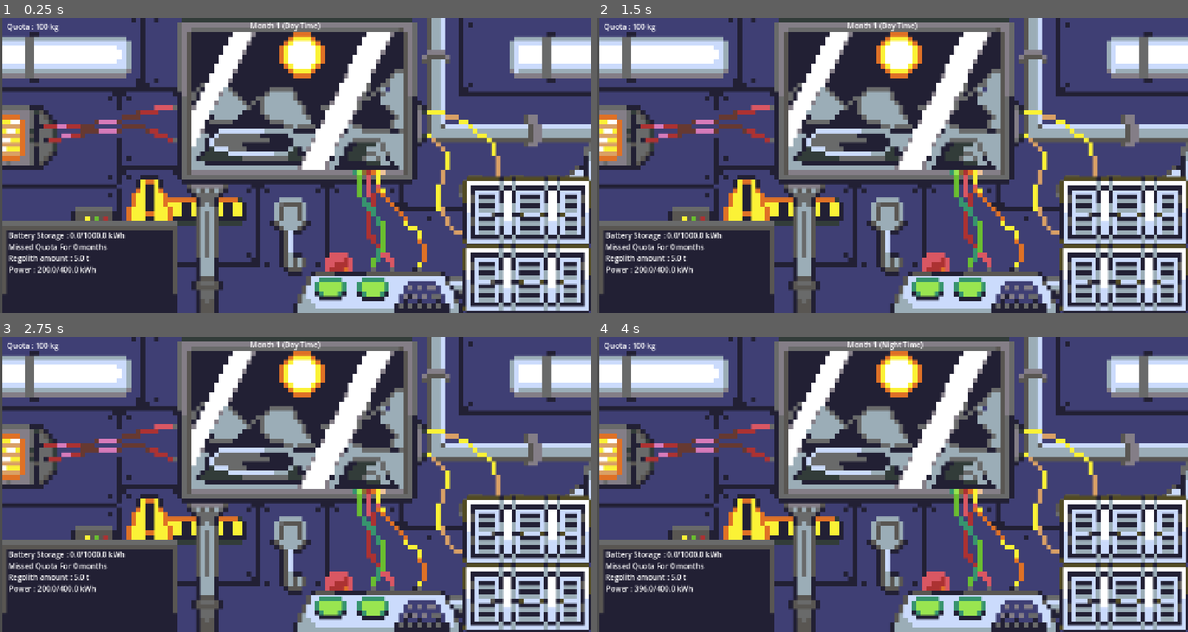
Above: before the commit, frames 1-4 (two rows, left to right).
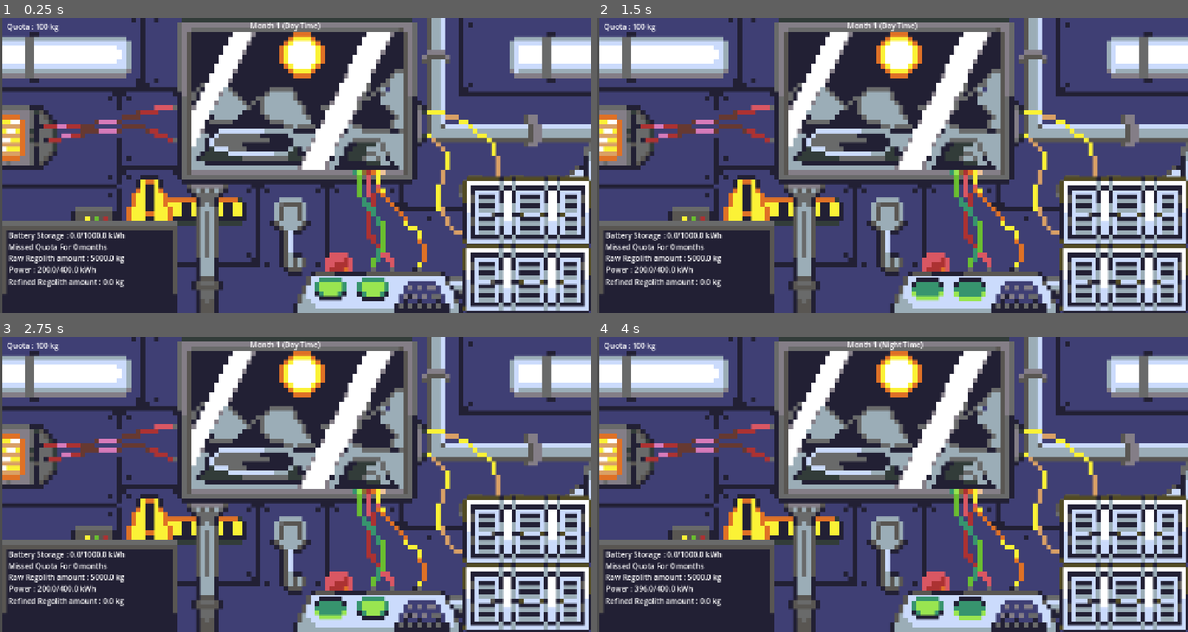
Above: after the commit, the same moments.

Repository: linhtetaye06/Game
Game: Godot game, scene res://main.tscn
Two runs of this game, one before a commit and one after it. Both use one fixed random seed, a clock stepped at 60 frames per second and the inputs below.
Inputs (mouse positions are in pixels of both pictures, inside the frame that each line leads up to):
- Up to frame 1 (0.25 s): no input
- Up to frame 2 (1.5 s): click (927, 292) at 0.5 s; click (975, 292) at 1.27 s
- Up to frame 3 (2.75 s): click (378, 611) at 2.02 s
- Up to frame 4 (4 s): click (927, 611) at 2.75 s; click (975, 611) at 3.52 s

The runs differ from the first frame. In frame 1, 0.6% of the frame differs, in the area x 1-21%, y 80-92%; in frame 2, 1.3%, in the area x 1-66%, y 80-96%; in frame 3, 0.9%; in frame 4, 0.9%.

Commit message:
Extraction and Processing

Diff:
--- a/MainProcessing.gd
+++ b/MainProcessing.gd
@@ -7,9 +7,13 @@
 
 var month:int = 1
 
+var total_month:int = 12
+
+var is_night:bool = false
+
 var warning_label: Label = null
 
-var raw_regolith_tonnes: float = 5.0
+var raw_regolith_kg: float = 5000.0
 
 var fuel_kg: float = 50.0
 
@@ -89,37 +93,40 @@
 		return
 
 	var active_miners: int = 0
+	var total_mined: float = 0.0
 
 	for i in range(1, 4):
 		var miner_key = "miner_%d" % i
 		if devices.has(miner_key) and devices[miner_key].device_on:
-			active_miners += 1
-
-	if active_miners > 0:
-		var total_mined: float = 0.0
-		for i in range(active_miners):
-			total_mined += randf_range(2.0, 5.0)
-
-	raw_regolith_tonnes += total_mined
-	show_screen_warning(" %d active miner(s) gained %.1f tonnes of regolith." % [active_miners, total_mined])
+			active_miners+=1
+			total_mined += randf_range(2000.0, 5000.0)
+
+	if total_mined> 0.0:
+		raw_regolith_kg += total_mined
+		print("Mined: ", total_mined, " | Total Regolith: ", raw_regolith_kg)
+	else :
+		print("No active miners.")
+	stats_updated.emit()
+
+	print(" %d active miner(s) gained %.1f kilograms of regolith." % [active_miners, total_mined])
 
 	if devices["extractor"].device_on:
-		if raw_regolith_tonnes >= 1.0:
-			var consumed_raw: float = 1.0
-			raw_regolith_tonnes -= consumed_raw
-
-			var refined_tonnes: float = consumed_raw * 0.8
-			refined_regolith += refined_tonnes
-
-			show_screen_warning("Extractor processed ore: -1.0t raw -> +%.2ft refined regolith (20% waste)." % refined_tonnes)
+		if raw_regolith_kg >= 1000.0:
+			var consumed_raw: float = 1000.0
+			raw_regolith_kg -= consumed_raw
+
+			var refined_kg: float = consumed_raw * 0.8
+			refined_regolith += refined_kg
+
+			show_screen_warning("Extractor processed ore: -1.0kg raw -> +%.2fkg refined regolith (20% waste)." % refined_kg)
 		else:
 			show_screen_warning("Extractor idle: Need raw regolith!")
 
 	if devices["processor"].device_on:
-		if refined_regolith >= 0.5:
-			refined_regolith -= 0.5
-			var extracted_fuel: float = randf_range(10.0, 26.0)
-			fuel_kg += extracted_fuel
+		if refined_regolith >= 500:
+			refined_regolith -= 500
+			var extracted_fuel: float = randf_range(100.0, 260.0)
+			large_battery += extracted_fuel
 			show_screen_warning("Fuel Converter produced %.1f kg of fuel." % extracted_fuel)
 		else:
 			show_screen_warning("Fuel Converter idle: Need refined regolith!")
@@ -261,3 +268,17 @@
 		devices[device_key].device_on = is_on
 		GlobalData.saved_device_states = devices
 		stats_updated.emit()
+
+func set_extractor_state(is_on: bool) -> void:
+	if devices.has("extractor"):
+		devices["extractor"].device_on = is_on
+		GlobalData.saved_device_states = devices
+		stats_updated.emit()
+		print("Extractor state updated to: ", is_on)
+
+func set_processor_state(is_on: bool) -> void:
+	if devices.has("processor"):
+		devices["processor"].device_on = is_on
+		GlobalData.saved_device_states = devices
+		stats_updated.emit()
+		print("Processor state updated to: ", is_on)
--- a/MainUI.gd
+++ b/MainUI.gd
@@ -1,6 +1,5 @@
 extends Control
 
-@export var game_backend: MoonBaseGame
 @export var game_timer: GameTimer
 @onready var quota: Label = $StatTracker/quota
 @onready var missed_quota_days: Label = $StatTracker/missed_quota_days
@@ -8,22 +7,25 @@
 @onready var Day_night_month: Label = $StatTracker/Day_night_month
 @onready var power_label: Label = $StatTracker/power
 @onready var battery_label: Label = $StatTracker/battery_power
+@onready var refined_regolith: Label = $StatTracker/refined_regolith
 
 func _ready() -> void:
-	if game_backend :
-		game_backend.stats_updated.connect(update_ui)
+	if GameProcessing :
+		GameProcessing.stats_updated.connect(update_ui)
 		update_ui()
 
 func update_ui() -> void:
-	quota.text = "Quota : %d kg" % game_backend.quota
-	missed_quota_days.text = "Missed Quota For %d months" % game_backend.total_missed_quotas
-	regolith.text = "Regolith amount : %.1f t" % game_backend.raw_regolith_tonnes
-	var time_of_day = "Day Time" if not game_timer.is_night else "Night Time"
-	Day_night_month.text = "Month %d (%s)" % [game_timer.month, time_of_day]
-	print("UPDATE_UI WAS CALLED! Current month is: ", game_timer.month)
-	var current_power = game_backend.battery
-	var max_power = game_backend.max_battery
+	quota.text = "Quota : %d kg" % GameProcessing.quota
+	missed_quota_days.text = "Missed Quota For %d months" % GameProcessing.total_missed_quotas
+	regolith.text = "Raw Regolith amount : %.1f kg" % GameProcessing.raw_regolith_kg
+	var time_of_day = "Day Time" if not GameProcessing.is_night else "Night Time"
+	Day_night_month.text = "Month %d (%s)" % [GameProcessing.month, time_of_day]
+	print("UPDATE_UI WAS CALLED! Current month is: ", GameProcessing.month)
+	var current_power = GameProcessing.battery
+	var max_power = GameProcessing.max_battery
 	power_label.text = "Power : %.1f/%.1f kWh" % [current_power, max_power]
-	var battery_power = game_backend.large_battery
-	var battery_max = game_backend.max_large_battery
+	var battery_power = GameProcessing.large_battery
+	var battery_max = GameProcessing.max_large_battery
 	battery_label.text = "Battery Storage : %.1f/%.1f kWh" % [battery_power, battery_max]
+	var refined = GameProcessing.refined_regolith
+	refined_regolith.text = "Refined Regolith amount : %.1f kg" % refined
--- a/OutsideUI.tscn
+++ b/OutsideUI.tscn
@@ -8,7 +8,7 @@
 [ext_resource type="Texture2D" uid="uid://do11x2rsufjgi" path="res://Assests/solarpanelon.png" id="5_ap1yg"]
 [ext_resource type="Texture2D" uid="uid://b2j3mongw7ccw" path="res://Assests/miners.png" id="6_ap1yg"]
 [ext_resource type="Script" uid="uid://w8jhb2oyxuai" path="res://miners.gd" id="8_ahcr5"]
-[ext_resource type="Script" uid="uid://q0shobxqlr8o" path="res://MainProcessing.gd" id="8_hb7ud"]
+[ext_resource type="Texture2D" uid="uid://lsofoelef85k" path="res://Assests/miner_shadow.png" id="9_ahcr5"]
 
 [node name="OutsideUi" type="Control" unique_id=1742708983]
 layout_mode = 3
@@ -30,7 +30,7 @@
 texture_normal = ExtResource("2_jwneo")
 script = ExtResource("3_tycja")
 
-[node name="SolarContainer" type="GridContainer" parent="." unique_id=2116981308 node_paths=PackedStringArray("game_backend")]
+[node name="SolarContainer" type="GridContainer" parent="." unique_id=2116981308]
 layout_mode = 0
 offset_left = 703.0
 offset_top = 375.0
@@ -38,7 +38,6 @@
 offset_bottom = 1051.0
 columns = 3
 script = ExtResource("4_u6c3f")
-game_backend = NodePath("../GameProcessing")
 texture_on = ExtResource("5_ap1yg")
 texture_off = ExtResource("4_q235v")
 
@@ -84,11 +83,10 @@
 ignore_texture_size = true
 stretch_mode = 4
 
-[node name="GameProcessing" type="Node" parent="." unique_id=1917865651]
-script = ExtResource("8_hb7ud")
-
 [node name="MinerContainer" type="Node2D" parent="." unique_id=1427738316]
 script = ExtResource("8_ahcr5")
+texture_on = ExtResource("9_ahcr5")
+texture_off = ExtResource("9_ahcr5")
 
 [node name="Miner1" type="TextureButton" parent="MinerContainer" unique_id=349907933]
 offset_left = 42.00001
--- a/batteryinput.gd
+++ b/batteryinput.gd
@@ -4,7 +4,6 @@
 @onready var batterypopup: Control = $BatteryUI/Batterypopup
 @onready var line_edit: LineEdit = $BatteryUI/Batterypopup/VBoxContainer/LineEdit
 @onready var confirm_button: Button = $BatteryUI/Batterypopup/VBoxContainer/Button
-@export var game_backend: MoonBaseGame
 
 func _ready() -> void:
 	if batterypopup:
@@ -22,8 +21,8 @@
 	if entered_text.is_valid_float():
 
 		power_deposit = entered_text.to_float()
-		if game_backend:
-			game_backend.deposit_power(power_deposit)
+		if GameProcessing:
+			GameProcessing.deposit_power(power_deposit)
 
 
 		batterypopup.visible = false
--- /dev/null
+++ b/extractbutton.gd
@@ -0,0 +1,21 @@
+extends TextureButton
+
+@export var texture_on: Texture2D
+@export var texture_off: Texture2D
+
+var is_on: bool = false
+
+func _ready() -> void:
+ if GameProcessing and GameProcessing.devices.has("extractor"):
+  is_on = GameProcessing.devices["extractor"].device_on
+  texture_normal = texture_on if is_on else texture_off
+
+ if not pressed.is_connected(_on_pressed):
+  pressed.connect(_on_pressed)
+
+func _on_pressed() -> void:
+ is_on = not is_on
+ texture_normal = texture_on if is_on else texture_off
+
+ if GameProcessing:
+  GameProcessing.set_extractor_state(is_on)
--- a/gametimer.gd
+++ b/gametimer.gd
@@ -2,13 +2,12 @@
 extends Node
 
 
-@export var game_backend: MoonBaseGame
+
 
 var month:int = 1
 
 const total_months:int = 12
 
-var is_night:bool = false
 
 
 @onready var phase_timer: Timer = Timer.new()
@@ -22,14 +21,14 @@
 	phase_timer.start()
 
 func _on_phase_timeout() -> void:
-	if not is_night:
-		game_backend.run_day_phase(month)
-		is_night = true
+	if not GameProcessing.is_night:
+		GameProcessing.run_day_phase(month)
+		GameProcessing.is_night = true
 	else:
-		game_backend.run_night_phase(month)
-		is_night = false
+		GameProcessing.run_night_phase(month)
+		GameProcessing.is_night = false
 		print("Month is now: ", month)
-		var quota_passed = game_backend.check_monthly_quota()
+		var quota_passed = GameProcessing.check_monthly_quota()
 		if not quota_passed:
 			phase_timer.stop()
 			return
@@ -38,4 +37,4 @@
 		if month > total_months:
 			phase_timer.stop()
 			print("VICTORY: Completed 1 full year!")
-	game_backend.stats_updated.emit()
+	GameProcessing.stats_updated.emit()
--- a/main.tscn
+++ b/main.tscn
@@ -7,7 +7,8 @@
 [ext_resource type="Texture2D" uid="uid://d3w6yuuo0n6ba" path="res://Assests/Button-pressed.png" id="4_lquwl"]
 [ext_resource type="Script" uid="uid://iijk1atc833d" path="res://batteryinput.gd" id="5_7mycd"]
 [ext_resource type="Texture2D" uid="uid://bdgtkk3x7ghb2" path="res://Assests/battery.png" id="5_lquwl"]
-[ext_resource type="Script" uid="uid://q0shobxqlr8o" path="res://MainProcessing.gd" id="8_5vw27"]
+[ext_resource type="Script" uid="uid://cd7tlpuikd52o" path="res://extractbutton.gd" id="6_kek77"]
+[ext_resource type="Script" uid="uid://d1vgc5na16jlm" path="res://processbutton.gd" id="7_4c57u"]
 [ext_resource type="Script" uid="uid://byrt6gojcgw2p" path="res://gametimer.gd" id="8_kek77"]
 
 [sub_resource type="RectangleShape2D" id="RectangleShape2D_ifeun"]
@@ -16,12 +17,11 @@
 [sub_resource type="RectangleShape2D" id="RectangleShape2D_1x3kl"]
 size = Vector2(237.30066, 229.51685)
 
-[node name="Main" type="Control" unique_id=1508182784 node_paths=PackedStringArray("game_backend", "game_timer")]
+[node name="Main" type="Control" unique_id=1508182784 node_paths=PackedStringArray("game_timer")]
 layout_mode = 3
 anchors_preset = 0
 mouse_filter = 2
 script = ExtResource("1_272bh")
-game_backend = NodePath("GameProcessing")
 game_timer = NodePath("GameTimer")
 
 [node name="TextureRect" type="TextureRect" parent="." unique_id=427556133]
@@ -48,8 +48,11 @@
 offset_bottom = 673.0
 texture_normal = ExtResource("3_1bvp3")
 texture_pressed = ExtResource("4_lquwl")
+script = ExtResource("6_kek77")
+texture_on = ExtResource("4_lquwl")
+texture_off = ExtResource("3_1bvp3")
 
-[node name="FoodButton" type="TextureButton" parent="." unique_id=1739745995]
+[node name="ProcessButton" type="TextureButton" parent="." unique_id=1739745995]
 layout_mode = 0
 offset_left = 733.0
 offset_top = 514.0
@@ -57,6 +60,9 @@
 offset_bottom = 674.0
 texture_normal = ExtResource("3_1bvp3")
 texture_pressed = ExtResource("4_lquwl")
+script = ExtResource("7_4c57u")
+texture_on = ExtResource("4_lquwl")
+texture_off = ExtResource("3_1bvp3")
 
 [node name="StatTracker" type="Control" parent="." unique_id=34596266]
 anchors_preset = 0
@@ -111,11 +117,18 @@
 offset_bottom = 28.0
 text = "Day x of Month y (Day Time)"
 
-[node name="Battery" type="Area2D" parent="." unique_id=2073264843 node_paths=PackedStringArray("game_backend")]
+[node name="refined_regolith" type="Label" parent="StatTracker" unique_id=1253348999]
+layout_mode = 0
+offset_left = 18.0
+offset_top = 561.0
+offset_right = 235.0
+offset_bottom = 584.0
+text = "Refined Regolith amount :"
+
+[node name="Battery" type="Area2D" parent="." unique_id=2073264843]
 position = Vector2(1143, 566)
 scale = Vector2(1.1040846, 1.2112402)
 script = ExtResource("5_7mycd")
-game_backend = NodePath("../GameProcessing")
 
 [node name="Battery2" type="Sprite2D" parent="Battery" unique_id=947224133]
 position = Vector2(0.9057617, -120.5376)
@@ -152,14 +165,10 @@
 layout_mode = 2
 text = "Confirm"
 
-[node name="GameTimer" type="Timer" parent="." unique_id=813742237 node_paths=PackedStringArray("game_backend")]
+[node name="GameTimer" type="Timer" parent="." unique_id=813742237]
 wait_time = 300.0
 autostart = true
 script = ExtResource("8_kek77")
-game_backend = NodePath("../GameProcessing")
-
-[node name="GameProcessing" type="Node" parent="." unique_id=1803249258]
-script = ExtResource("8_5vw27")
 
 [connection signal="input_event" from="Area2D" to="Area2D" method="_on_input_event"]
 [connection signal="pressed" from="Battery/BatteryUI/Batterypopup/VBoxContainer/Button" to="Area2D" method="_on_deposit_confirmed"]
--- a/miners.gd
+++ b/miners.gd
@@ -1,6 +1,6 @@
-extends GridContainer
+extends Node2D
 
-@export var game_backend: MoonBaseGame
+
 @export var texture_on: Texture2D
 @export var texture_off: Texture2D
 
@@ -8,19 +8,23 @@
 var miner_states: Array[bool] = []
 
 func _ready() -> void:
+	miner_buttons.clear()
+	miner_states.clear()
+
 	for child in get_children():
 		if child is TextureButton:
 			miner_buttons.append(child)
 
 	for i in range(miner_buttons.size()):
 		var btn = miner_buttons[i]
-		btn.pressed.connect(_on_miner_pressed.bind(i))
+		if not btn.pressed.is_connected(_on_miner_pressed):
+			btn.pressed.connect(_on_miner_pressed.bind(i))
 
-		var device_key = "solar_%d" % (i + 1)
+		var device_key = "miner_%d" % (i + 1)
 		var is_on = true
 
-		if game_backend and game_backend.devices.has(device_key):
-			is_on = game_backend.devices[device_key].device_on
+		if GameProcessing and GameProcessing.devices.has(device_key):
+			is_on = GameProcessing.devices[device_key].device_on
 
 		miner_states.append(is_on)
 		btn.texture_normal = texture_on if is_on else texture_off
@@ -34,5 +38,5 @@
 	else:
 		btn.texture_normal = texture_off
 
-	if game_backend:
-		game_backend.set_miner_state(index, miner_states[index])
+	if GameProcessing:
+		GameProcessing.set_miner_state(index, miner_states[index])
--- /dev/null
+++ b/processbutton.gd
@@ -0,0 +1,21 @@
+extends TextureButton
+
+@export var texture_on: Texture2D
+@export var texture_off: Texture2D
+
+var is_on: bool = false
+
+func _ready() -> void:
+ if GameProcessing and GameProcessing.devices.has("processor"):
+  is_on = GameProcessing.devices["processor"].device_on
+  texture_normal = texture_on if is_on else texture_off
+
+ if not pressed.is_connected(_on_pressed):
+  pressed.connect(_on_pressed)
+
+func _on_pressed() -> void:
+ is_on = not is_on
+ texture_normal = texture_on if is_on else texture_off
+
+ if GameProcessing:
+  GameProcessing.set_processor_state(is_on)
--- a/project.godot
+++ b/project.godot
@@ -18,6 +18,7 @@
 [autoload]
 
 GlobalData="*uid://bwlietfi5sv7j"
+GameProcessing="*uid://q0shobxqlr8o"
 
 [display]
 
--- a/solarpanels.gd
+++ b/solarpanels.gd
@@ -1,6 +1,5 @@
 extends GridContainer
 
-@export var game_backend: MoonBaseGame
 @export var texture_on: Texture2D
 @export var texture_off: Texture2D
 
@@ -19,8 +18,8 @@
 		var device_key = "solar_%d" % (i + 1)
 		var is_on = true
 
-		if game_backend and game_backend.devices.has(device_key):
-			is_on = game_backend.devices[device_key].device_on
+		if GameProcessing and GameProcessing.devices.has(device_key):
+			is_on = GameProcessing.devices[device_key].device_on
 
 		panel_states.append(is_on)
 		btn.texture_normal = texture_on if is_on else texture_off
@@ -34,5 +33,5 @@
 	else:
 		btn.texture_normal = texture_off
 
-	if game_backend:
-		game_backend.set_solar_panel_state(index, panel_states[index])
+	if GameProcessing:
+		GameProcessing.set_solar_panel_state(index, panel_states[index])
Binary file added: Assests/miner_shadow.png
Not shown, added: Assests/miner_shadow.png.import
Not shown, added: extractbutton.gd.uid
Not shown, added: processbutton.gd.uid
